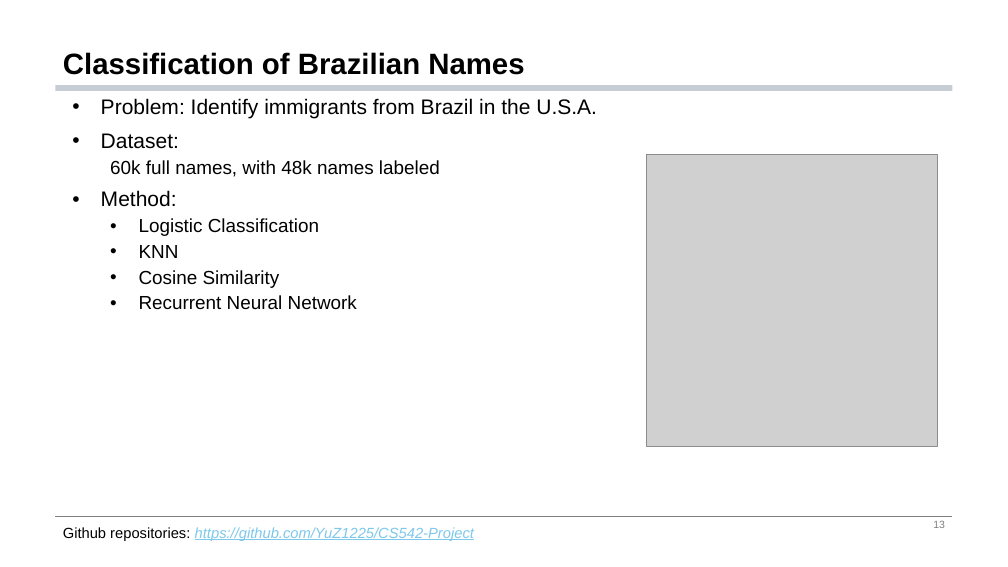
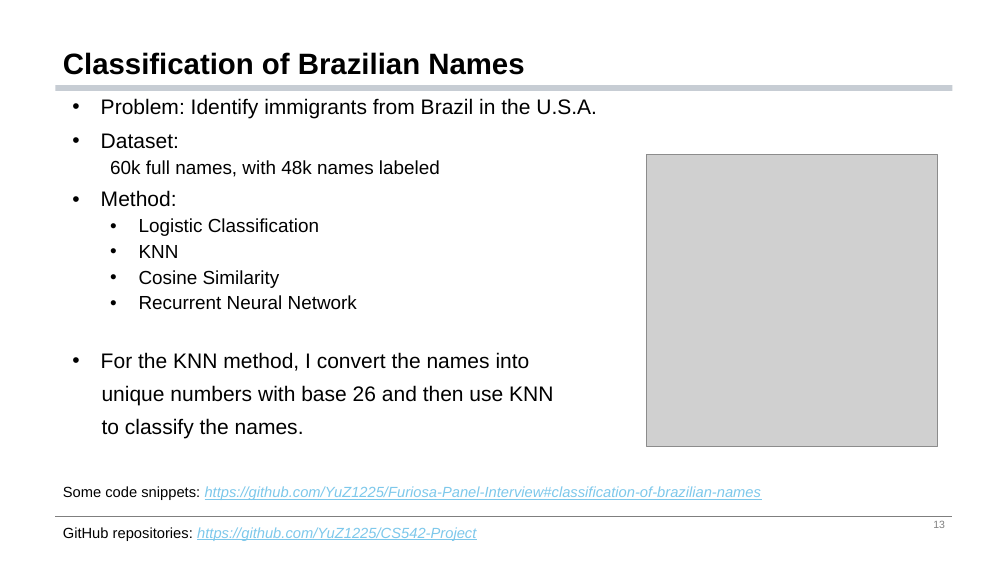
Before and after one commit to YuZ1225/Furiosa-Panel-Interview, a slide deck: slide 13 of Furiosa Panel Interview PPT/Furiosa Panel Interview.pptx. Drawn at 1008x567 pixels with LibreOffice and Linux fonts; fonts in the diff are those of the drawing; grey boxes stand for pictures. Boxes give left, top, right and bottom in pixels: in the first picture for what was removed or moved away, otherwise in the second. Text is boxed around its words. In the diff, an @@ line names an element or a change of style, - is before the commit and + after.

Commit message:
Update file

```diff
--- a/Furiosa Panel Interview PPT/Furiosa Panel Interview.pptx
+++ b/Furiosa Panel Interview PPT/Furiosa Panel Interview.pptx
@@ text at (x1=101, y1=352, x2=553, y2=439): paragraphs added @@
+• For the KNN method, I convert the names into
+unique numbers with base 26 and then use KNN
+to classify the names.
@@ text added at (x1=63, y1=486, x2=761, y2=500), 14 pt, text #7DC8EB, italic, underline @@
+Some code snippets: https://github.com/YuZ1225/Furiosa-Panel-Interview#classification-of-brazilian-names
@@ text at (x1=63, y1=527, x2=476, y2=541): text changed @@
-Github repositories: https://github.com/YuZ1225/CS542-Project
+GitHub repositories: https://github.com/YuZ1225/CS542-Project
```
Also in this commit, not shown: 7 other slides changed.
